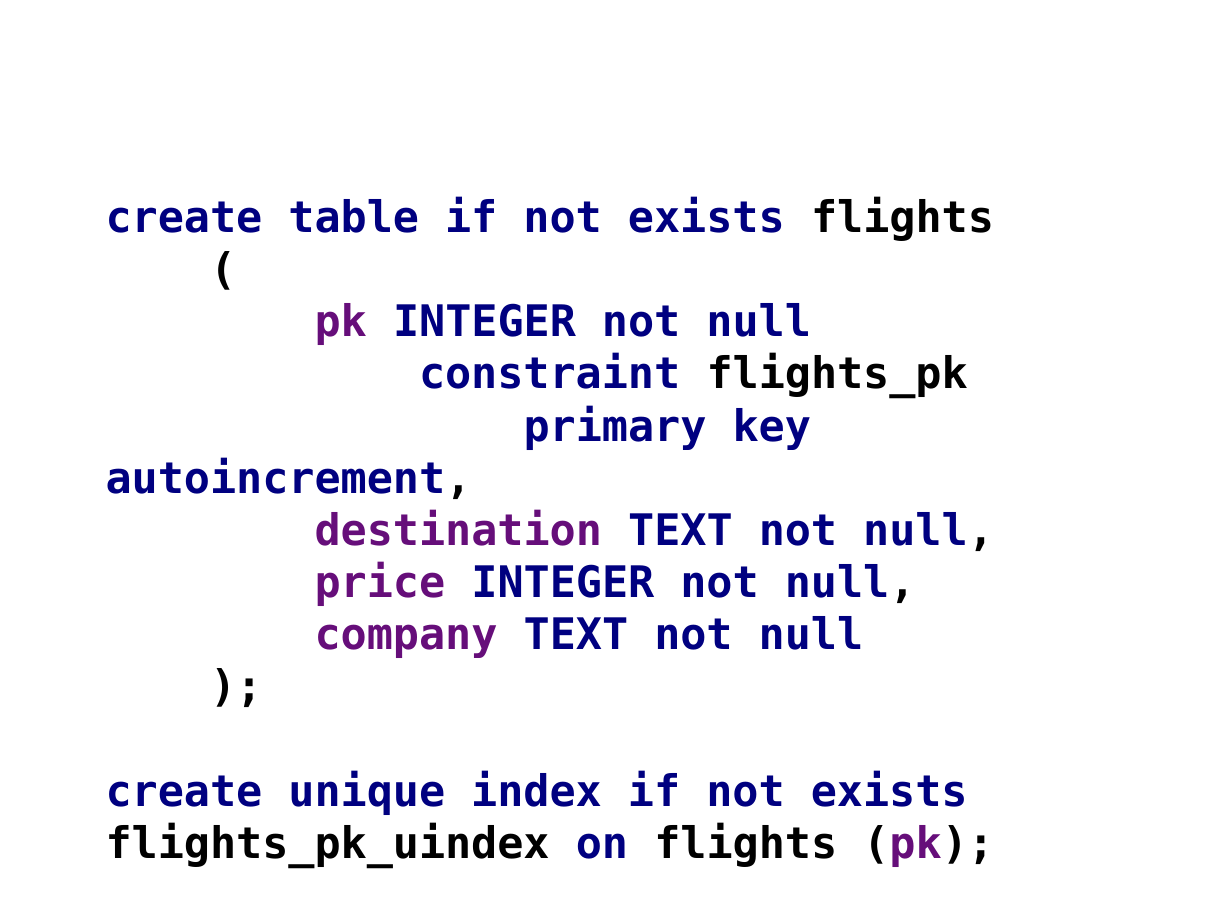
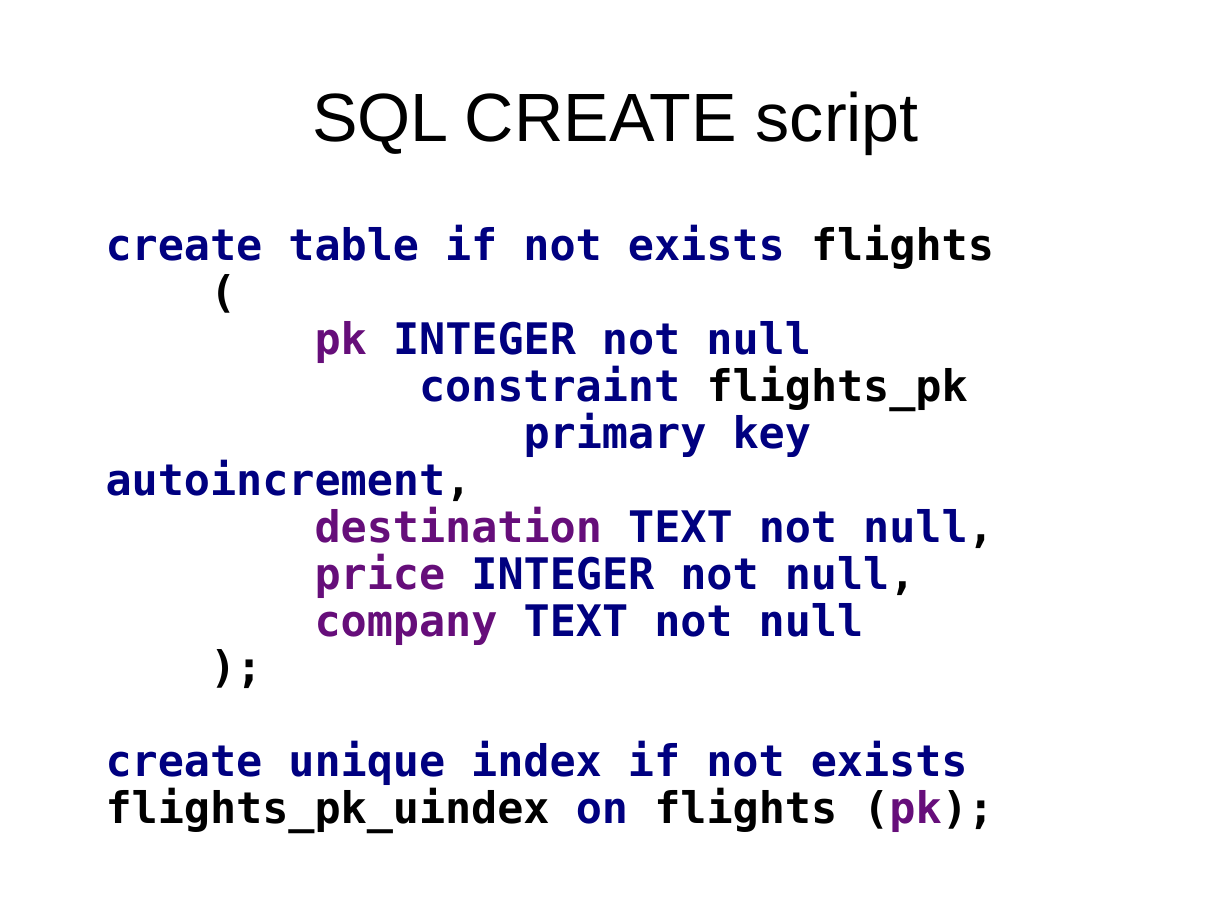
Before and after one commit to nam4dev/chatbot_rasa_nlu_presentation, a slide deck: slide 5 of build_a_chatbot_with_rasa_presentation.odp (slide 6 before the commit). Drawn at 1232x924 pixels with LibreOffice and Linux fonts; fonts in the diff are those of the drawing; background and template pictures are left out. Boxes give left, top, right and bottom in pixels: in the first picture for what was removed or moved away, otherwise in the second. Text is boxed around its words. In the diff, an @@ line names an element or a change of style, - is before the commit and + after.

```diff
--- a/build_a_chatbot_with_rasa_presentation.odp
+++ b/build_a_chatbot_with_rasa_presentation.odp
@@ title at (312, 91, 919, 153): text changed; text colour #FFFFFF to #000000 @@
-Flights’ CREATE Script
+SQL CREATE script
@@ text "create table if not exists ..." at (106, 225, 994, 833): line spacing 1 to 0.9 @@
```
Also in this commit, not shown: 6 other slides changed, 2 slides added, 3 slides removed, 1 other file.
